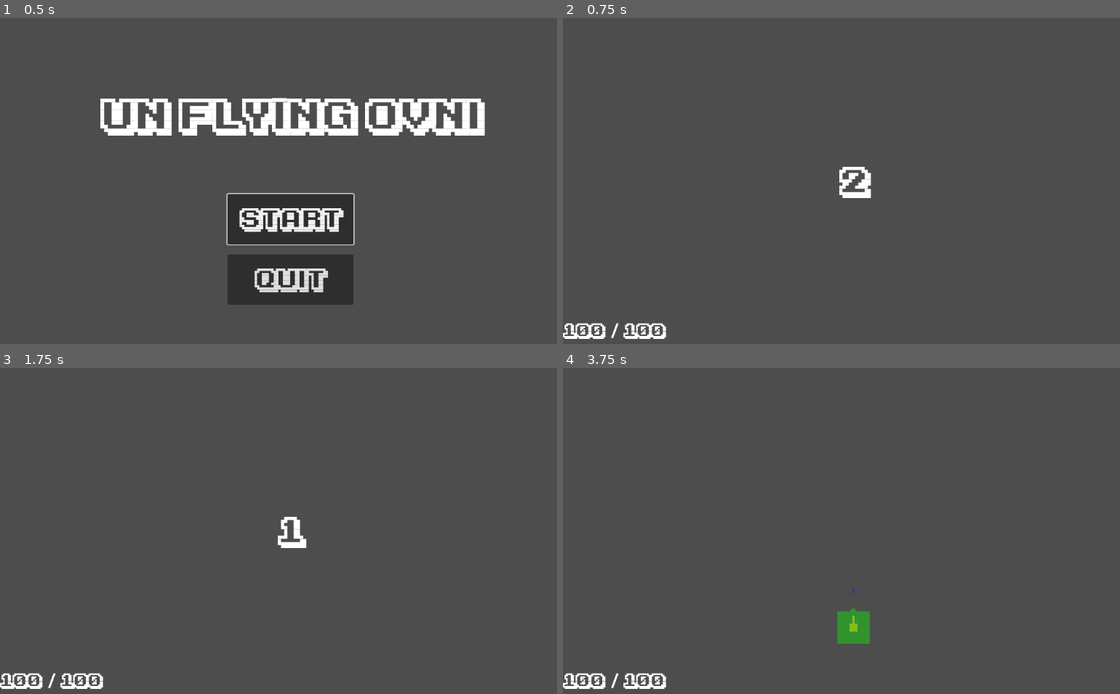
Above: before the commit, frames 1-4 (two rows, left to right).
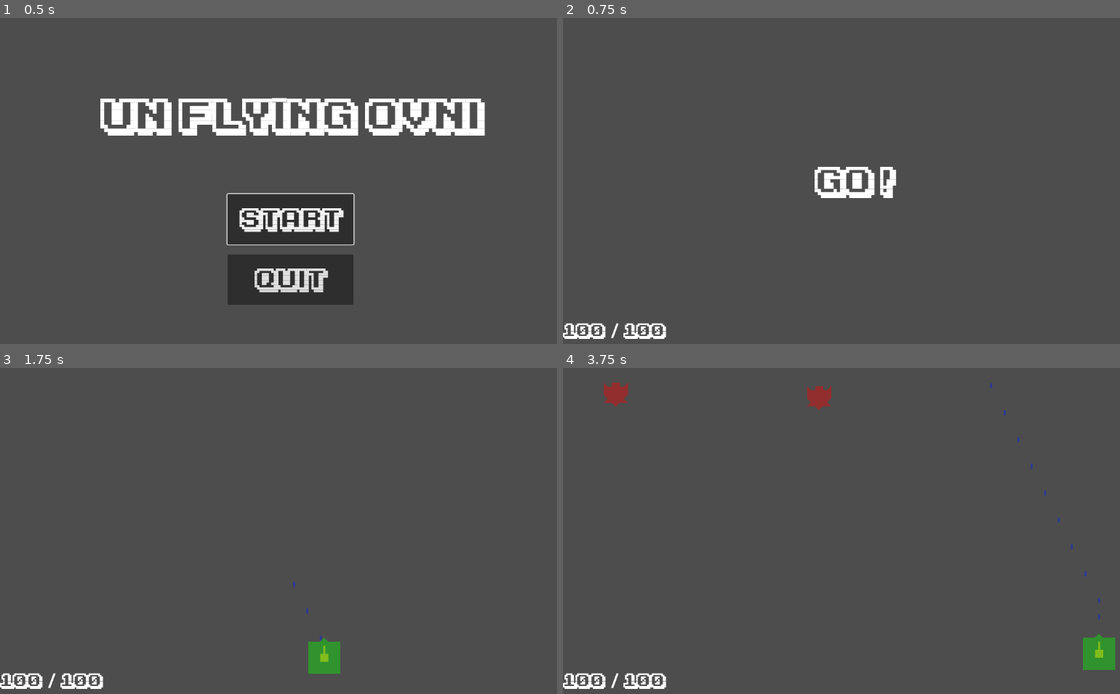
Above: after the commit, the same moments.

Repository: mmyumu/OVNI-godot
Game: Godot game, scene res://menu.tscn
Two runs of this game, one before a commit and one after it. Both use one fixed random seed, a clock stepped at 60 frames per second and the inputs below.
Inputs (mouse positions are in pixels of both pictures, inside the frame that each line leads up to):
- Up to frame 1 (0.5 s): no input
- Up to frame 2 (0.75 s): click "Start" at 0.5 s
- Up to frame 3 (1.75 s): tap Enter at 1.25 s; move the mouse to (417, 514) at 1.27 s; hold Right (move_right) from 1.28 s (still down); hold Space (shoot) from 1.28 s (still down); click (417, 514) at 1.42 s
- Up to frame 4 (3.75 s): move the mouse to (735, 547) at 2.02 s; release Right (move_right) at 2.03 s; release Space (shoot) at 2.03 s; hold Down (move_down) 2.03-2.78 s; tap Space (shoot) at 2.1, 3.6 s; move the mouse to (913, 459) at 2.77 s; hold Right (move_right) 2.78-3.53 s; hold Space (shoot) 2.78-3.53 s; move the mouse to (824, 596) at 3.52 s; hold Up (move_up) from 3.53 s (still down); click (824, 596) at 3.67 s

Frame 1 is identical in both runs. In frame 2, 0.8% of the frame differs, in the area x 45-60%, y 45-56%; in frame 3, 0.9%; in frame 4, 1.7%, in the area x 7-100%, y 4-93%.

Commit message:
Player looses HP on collision with enemies, enemies looses HP on collision with player's projectiles

Diff:
--- /dev/null
+++ b/enemies/enemy1.gd
@@ -0,0 +1,23 @@
+extends Area2D
+
+@export var hp = 10
+@export var max_hp = 10
+
+# Called when the node enters the scene tree for the first time.
+func _ready():
+	pass # Replace with function body.
+
+
+# Called every frame. 'delta' is the elapsed time since the previous frame.
+func _process(delta):
+	pass
+
+
+func _on_area_shape_entered(area_rid, area, area_shape_index, local_shape_index):
+	if area.is_in_group("Player"):
+
+		# TODO : get the
+		if area.is_in_group("Projectile"):
+			hp -= 10
+			if hp <= 0:
+				queue_free()
--- a/enemies/enemy1.tscn
+++ b/enemies/enemy1.tscn
@@ -1,9 +1,12 @@
-[gd_scene load_steps=2 format=3 uid="uid://c608eymfujioj"]
+[gd_scene load_steps=3 format=3 uid="uid://c608eymfujioj"]
+
+[ext_resource type="Script" path="res://enemies/enemy1.gd" id="1_mlrxg"]
 
 [sub_resource type="RectangleShape2D" id="RectangleShape2D_w04ol"]
 size = Vector2(48, 48)
 
-[node name="Enemy" type="Area2D"]
+[node name="Enemy" type="Area2D" groups=["Enemies"]]
+script = ExtResource("1_mlrxg")
 
 [node name="Polygon2D" type="Polygon2D" parent="."]
 scale = Vector2(8, 8)
@@ -15,3 +18,5 @@
 
 [node name="Marker2D" type="Marker2D" parent="."]
 position = Vector2(0, -26)
+
+[connection signal="area_shape_entered" from="." to="." method="_on_area_shape_entered"]
--- a/enemies/spawner.gd
+++ b/enemies/spawner.gd
@@ -11,8 +11,9 @@
 func _process(delta):
 	pass
 
-func spawn(position):
+func spawn(position, enemy_index):
 	var spawned_enemy = enemy.instantiate()
+	spawned_enemy.name = "Enemy%s" % enemy_index
 	get_parent().add_child(spawned_enemy)
 	spawned_enemy.position = position
 	spawned_enemy.rotation = TAU/2
--- a/hud.tscn
+++ b/hud.tscn
@@ -86,7 +86,6 @@
 script = SubResource("GDScript_b8lme")
 
 [node name="StartTimer" type="Timer" parent="StartPlay"]
-wait_time = 3.0
 one_shot = true
 
 [connection signal="timeout" from="StartPlay/StartTimer" to="." method="_on_start_timer_timeout"]
--- a/main_stage.gd
+++ b/main_stage.gd
@@ -1,6 +1,7 @@
 extends Node
 
 var rng = RandomNumberGenerator.new()
+var enemy_index = 0
 
 # Called when the node enters the scene tree for the first time.
 func _ready():
@@ -10,7 +11,7 @@
 
 # Called every frame. 'delta' is the elapsed time since the previous frame.
 func _process(delta):
-	pass
+	update_hp()
 
 func _on_player_shoot(projectile, direction, location):
 	var spawned_projectile = projectile.instantiate()
@@ -35,4 +36,5 @@
 	var x = rng.randi_range(0, GlobalVariables.screen_size.x)
 	var y = rng.randi_range(0, GlobalVariables.screen_size.y/2)
 	var spawn_position = Vector2(x, y)
-	$Spawner.spawn(spawn_position)
+	$Spawner.spawn(spawn_position, enemy_index)
+	enemy_index += 1
--- a/player/player.gd
+++ b/player/player.gd
@@ -26,6 +26,10 @@
 	position += velocity * delta
 	position = position.clamp(Vector2.ZERO, GlobalVariables.screen_size)
 
-
 func _on_turret_shoot(projectile, direction, location):
 	shoot.emit(projectile, direction, location)
+
+func _on_area_shape_entered(area_rid, area, area_shape_index, local_shape_index):
+	print("on area shape entered player: %s" % area)
+	if area.is_in_group("Enemies"):
+		hp -= 10
--- a/player/player.tscn
+++ b/player/player.tscn
@@ -6,7 +6,7 @@
 [sub_resource type="RectangleShape2D" id="RectangleShape2D_ljunf"]
 size = Vector2(48, 48)
 
-[node name="Player" type="Area2D"]
+[node name="Player" type="Area2D" groups=["Player"]]
 script = ExtResource("1_wglp7")
 
 [node name="CollisionShape2D" type="CollisionShape2D" parent="."]
@@ -21,4 +21,7 @@
 [node name="Turret" parent="." instance=ExtResource("2_k5108")]
 fire_rate = 20.0
 
+[connection signal="area_shape_entered" from="." to="." method="_on_area_shape_entered"]
+[connection signal="body_entered" from="." to="." method="_on_body_entered"]
+[connection signal="body_shape_entered" from="." to="." method="_on_body_shape_entered"]
 [connection signal="shoot" from="Turret" to="." method="_on_turret_shoot"]
--- a/projectile.tscn
+++ b/player/projectile.tscn
@@ -1,13 +1,13 @@
 [gd_scene load_steps=3 format=3 uid="uid://b81m66m0b04m7"]
 
-[ext_resource type="Script" path="res://projectile.gd" id="1_qqgpp"]
+[ext_resource type="Script" path="res://player/projectile.gd" id="1_m8qk4"]
 
 [sub_resource type="RectangleShape2D" id="RectangleShape2D_l08y2"]
 size = Vector2(4, 10)
 
-[node name="Projectile" type="Area2D"]
+[node name="Projectile" type="Area2D" groups=["Player", "Projectile"]]
 position = Vector2(567, 325)
-script = ExtResource("1_qqgpp")
+script = ExtResource("1_m8qk4")
 
 [node name="CollisionShape2D" type="CollisionShape2D" parent="."]
 shape = SubResource("RectangleShape2D_l08y2")
--- a/player/turret.gd
+++ b/player/turret.gd
@@ -9,7 +9,7 @@
 var deadzone = 0.3
 var previous_rs_look
 
-var projectile = preload("res://projectile.tscn")
+var projectile = preload("res://player/projectile.tscn")
 
 
 signal shoot(projectile, direction, location)
Renamed: projectile.gd -> player/projectile.gd
